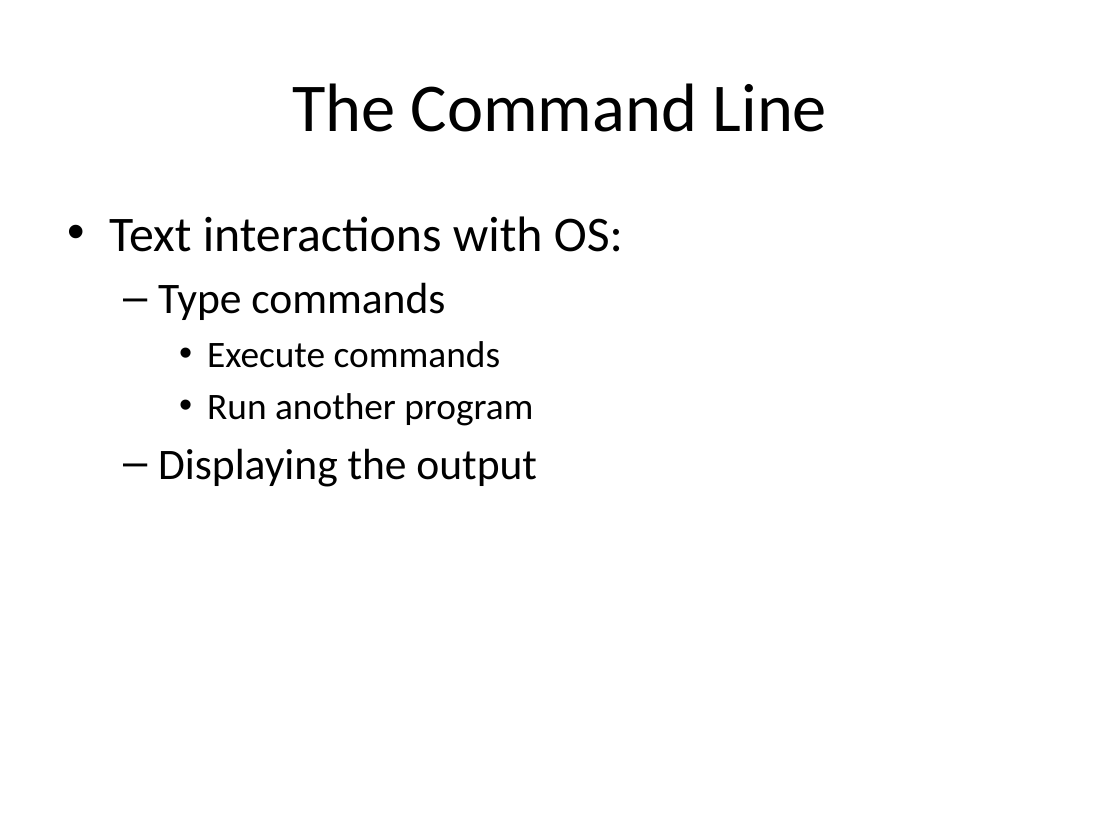
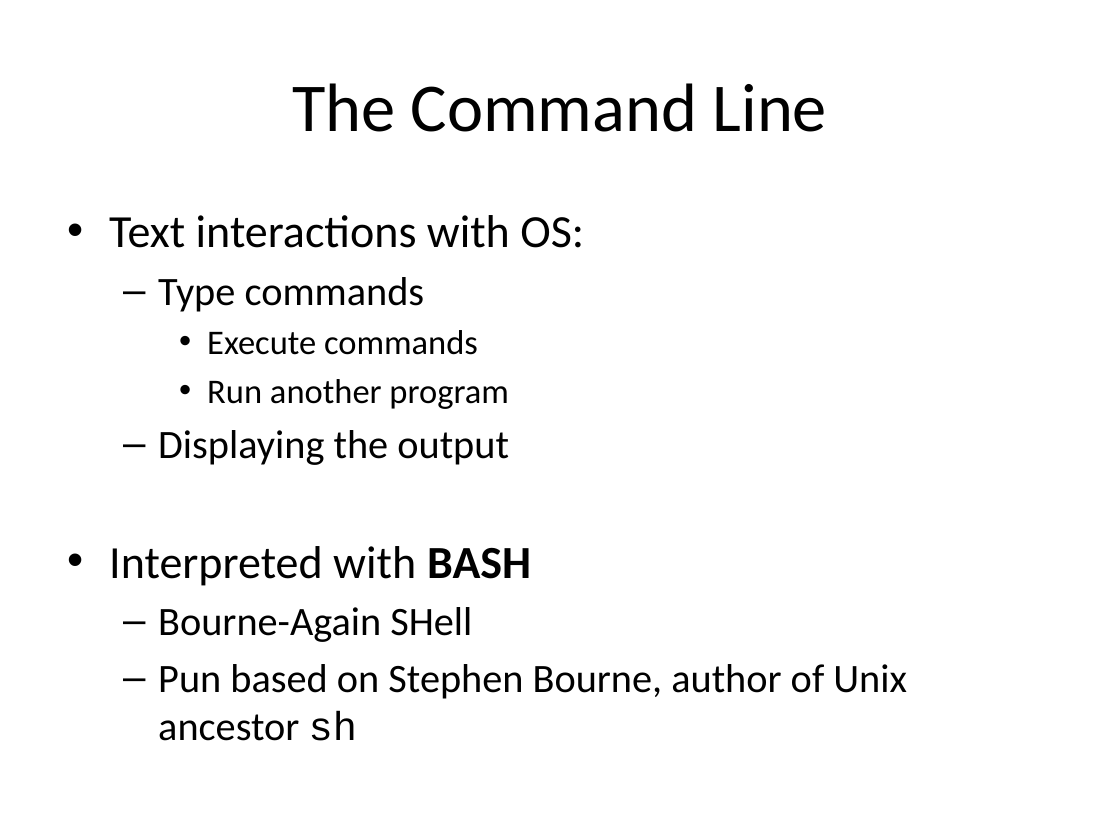
Before and after one commit to WINSTATS-REU/Materials, a slide deck: slide 3 of GitMaterials/1-CommandLineInteraction.pptx (slide 2 before the commit). Drawn at 1120x840 pixels with LibreOffice and Linux fonts; fonts in the diff are those of the drawing. Boxes give left, top, right and bottom in pixels: in the first picture for what was removed or moved away, otherwise in the second. Text is boxed around its words. In the diff, an @@ line names an element or a change of style, - is before the commit and + after.

Commit message:
modified ppt

```diff
--- a/GitMaterials/1-CommandLineInteraction.pptx
+++ b/GitMaterials/1-CommandLineInteraction.pptx
@@ text at (109,215,584,465): size 32 to 29.6 pt in "Text interactions with OS:"; size 28 to 25.9 pt in "Type commands", "Displaying the output"; size 24 to 22.2 pt in "Execute commands", "Run another program" @@
@@ text at (109,546,907,741): paragraphs added @@
+• Interpreted with BASH
+  – Bourne-Again SHell
+  – Pun based on Stephen Bourne, author of Unix ancestor sh
```
Also in this commit, not shown: 1 other slide changed, 1 slide added.
